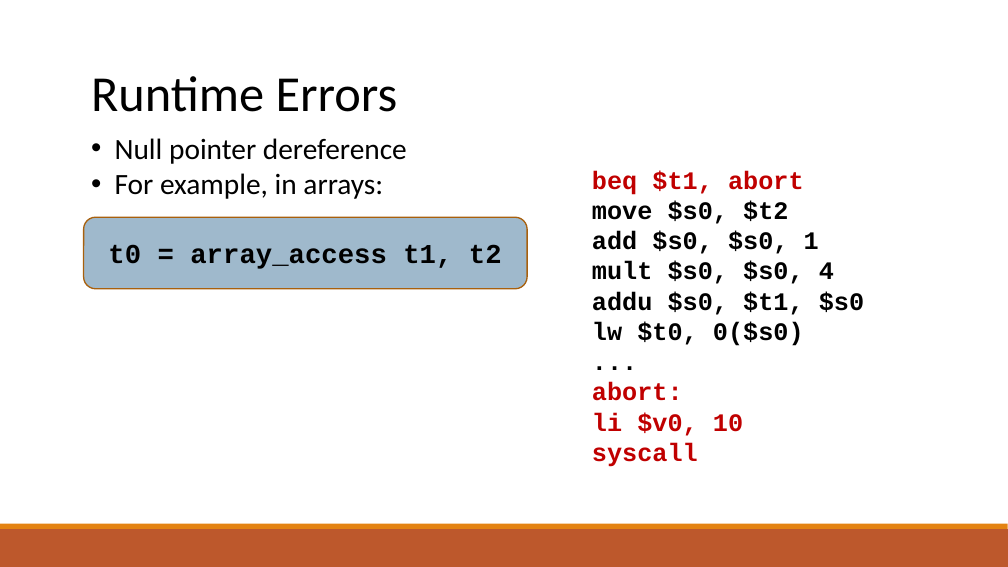
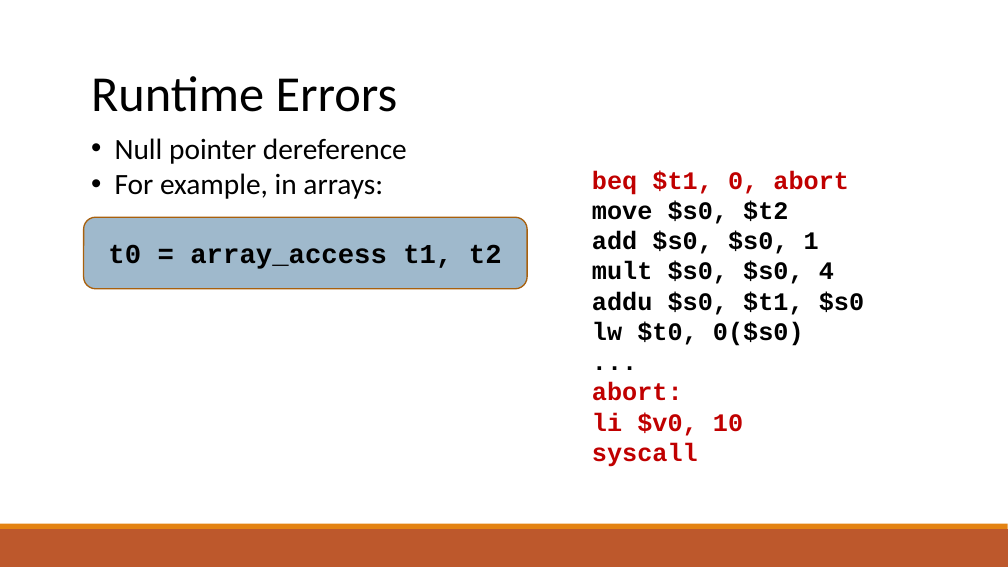
Before and after one commit to raghadzeidan/COMPILATION_TAU_FOR_STUDENTS, a slide deck: slide 71 of new_slides/codegen.pptx. Drawn at 1008x567 pixels with LibreOffice and Linux fonts; fonts in the diff are those of the drawing. Boxes give left, top, right and bottom in pixels: in the first picture for what was removed or moved away, otherwise in the second. Text is boxed around its words. In the diff, an @@ line names an element or a change of style, - is before the commit and + after.

```diff
--- a/new_slides/codegen.pptx
+++ b/new_slides/codegen.pptx
@@ text at (x1=592, y1=170, x2=849, y2=195): text changed @@
-beq $t1, abort
+beq $t1, 0, abort
```
Also in this commit, not shown: 6 other slides changed, 1 other file.
